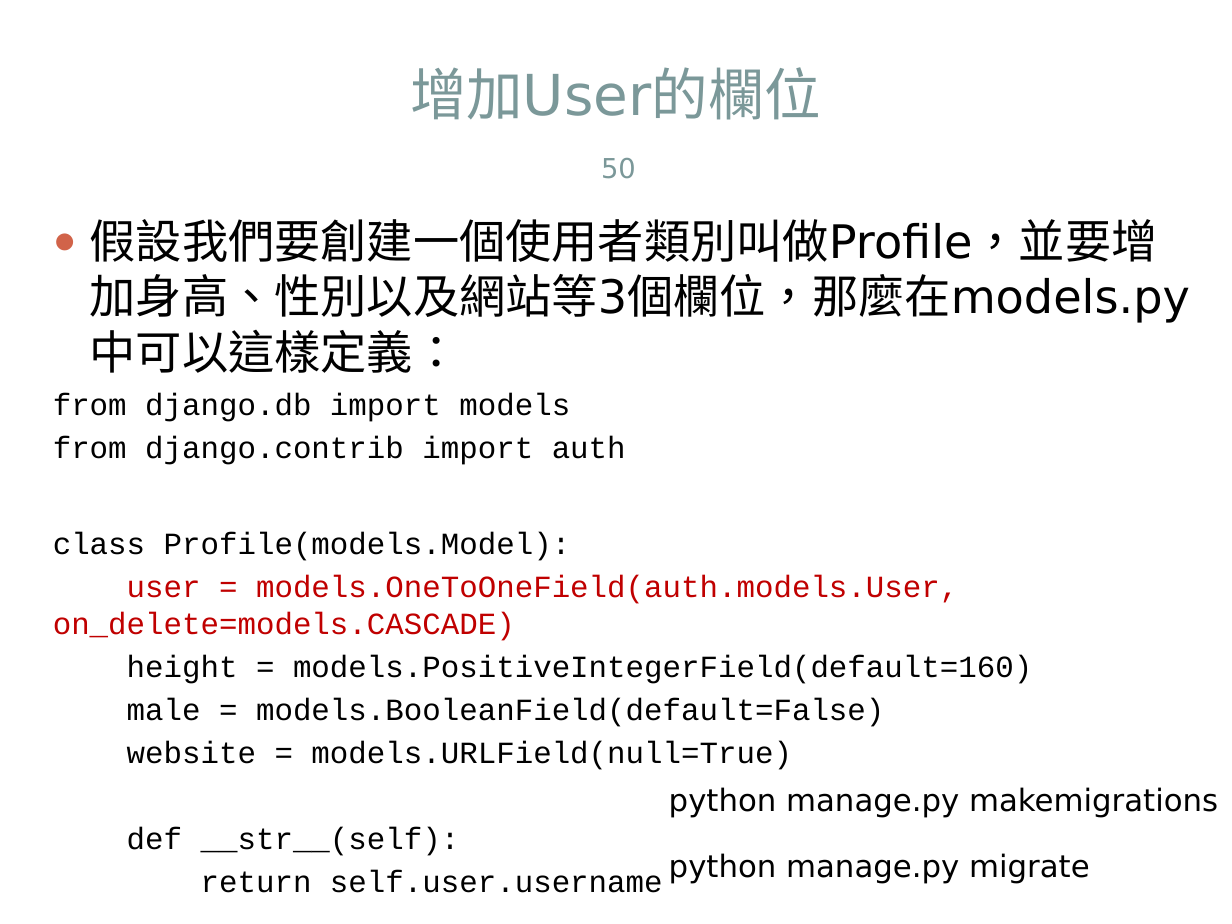
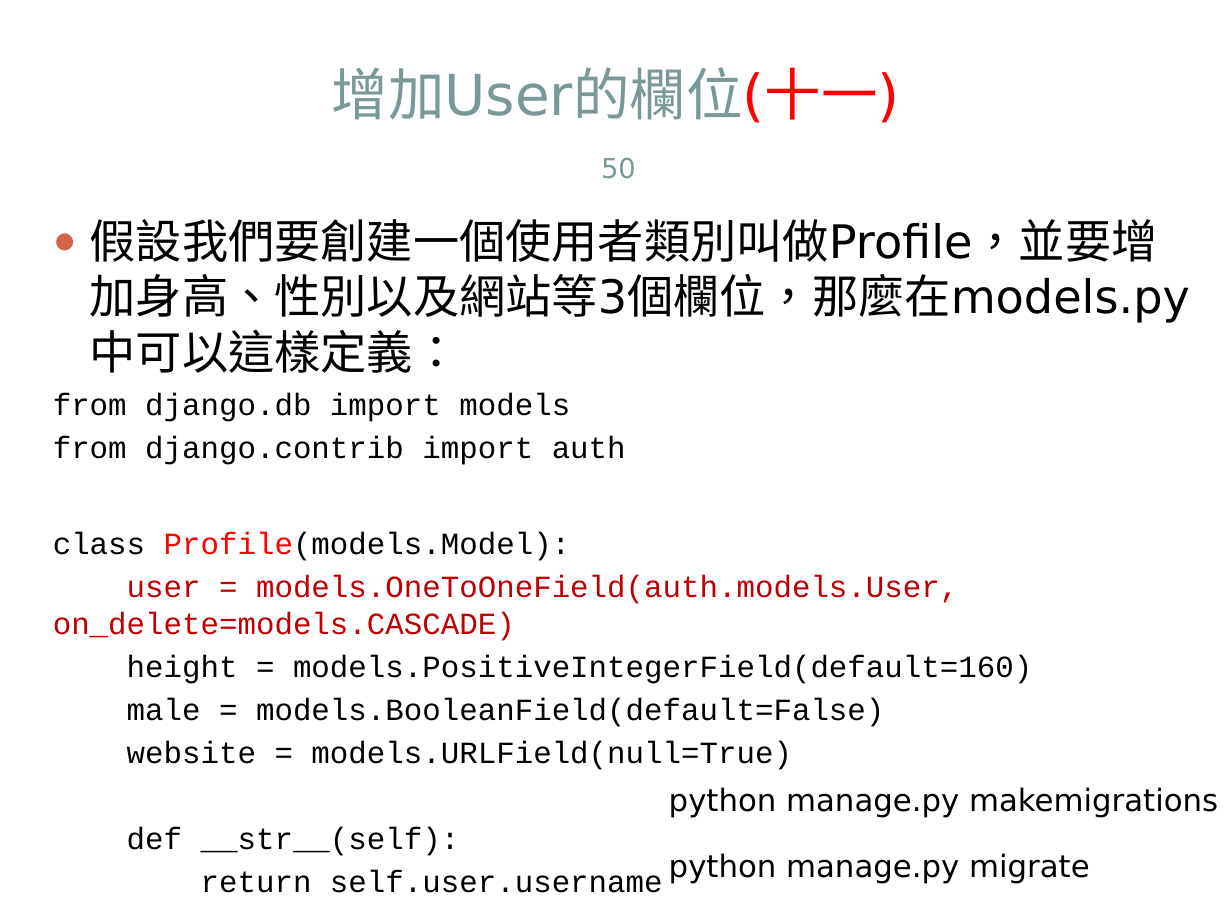
Before and after one commit to jacktea88/406django, a slide deck: slide 50 of ch09/Django4-ch09.pptx. Drawn at 1232x924 pixels with LibreOffice and Linux fonts; fonts in the diff are those of the drawing. Boxes give left, top, right and bottom in pixels: in the first picture for what was removed or moved away, otherwise in the second. Text is boxed around its words. In the diff, an @@ line names an element or a change of style, - is before the commit and + after.

```diff
--- a/ch09/Django4-ch09.pptx
+++ b/ch09/Django4-ch09.pptx
@@ title at (x1=332, y1=67, x2=900, y2=123): text changed @@
-增加User的欄位
+增加User的欄位(十一)
@@ text at (x1=53, y1=532, x2=571, y2=561): text colour #000000 to #FF0000 in "Profile(models.Model):" @@
```
Also in this commit, not shown: 22 other slides changed, 5 other files.
